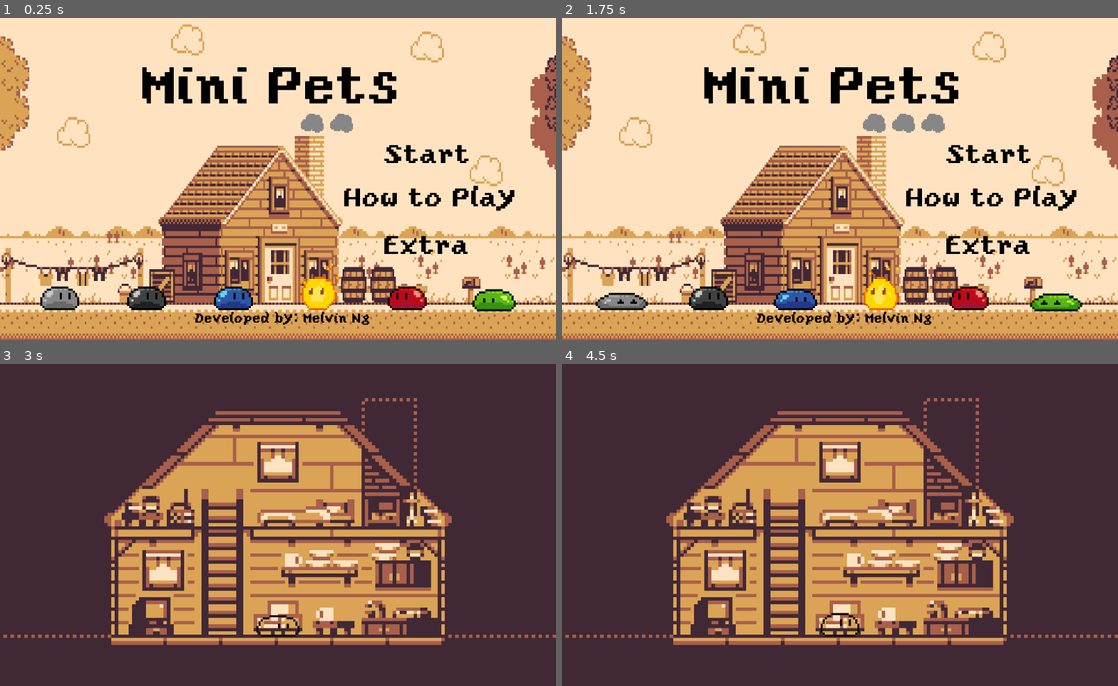
Above: before the commit, frames 1-4 (two rows, left to right).
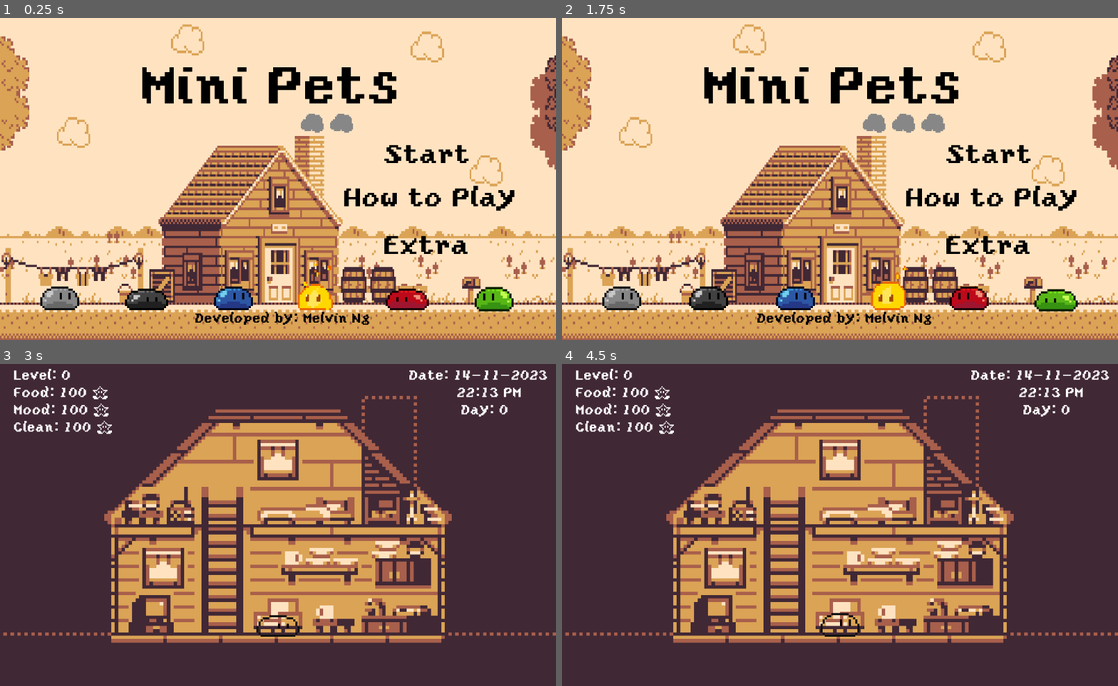
Above: after the commit, the same moments.

Repository: melvincwng/mini-pets
Game: Godot game, scene res://Scenes/MainMenu.tscn
Same seed, same stepped clock (60 frames per second), same inputs: the game is played once before the commit and once after it.
Inputs (mouse positions are in pixels of both pictures, inside the frame that each line leads up to):
- Up to frame 1 (0.25 s): no input
- Up to frame 2 (1.75 s): click "Extra" at 0.5 s; click "< Back" at 1.25 s
- Up to frame 3 (3 s): click "Start" at 2 s; tap Enter at 2.75 s; move the mouse to (400, 508) at 2.77 s
- Up to frame 4 (4.5 s): move the mouse to (728, 541) at 3.52 s; move the mouse to (895, 454) at 4.27 s

The runs differ from the first frame. In frame 1, 1.1% of the frame differs, in the area x 22-93%, y 75-92%; in frame 2, 1.4%; in frame 3, 16%; in frame 4, 16%, in the area x 0-100%, y 1-88%.

Commit message:
Add Stats section & Date-time clock in MainScene.tscn

Diff:
--- a/Scenes/Extra.tscn
+++ b/Scenes/Extra.tscn
@@ -113,7 +113,7 @@
 scale = Vector2( 4, 4 )
 frames = SubResource( 5 )
 animation = "Idle"
-frame = 6
+frame = 5
 playing = true
 flip_h = true
 __meta__ = {
@@ -124,6 +124,7 @@
 position = Vector2( 192, 472 )
 scale = Vector2( 4, 4 )
 frames = SubResource( 6 )
+frame = 2
 playing = true
 __meta__ = {
 "_edit_lock_": true
@@ -133,15 +134,22 @@
 position = Vector2( 448, 472 )
 scale = Vector2( 4, 4 )
 frames = SubResource( 7 )
-frame = 1
+frame = 3
 playing = true
+__meta__ = {
+"_edit_lock_": true
+}
 
 [node name="transparentSlime2" type="AnimatedSprite" parent="."]
 position = Vector2( 576, 472 )
 scale = Vector2( 4, 4 )
 frames = SubResource( 7 )
+frame = 2
 playing = true
 flip_h = true
+__meta__ = {
+"_edit_lock_": true
+}
 
 [node name="Shrimp" type="Sprite" parent="."]
 position = Vector2( 744, 528 )
--- a/Scenes/MainMenu.tscn
+++ b/Scenes/MainMenu.tscn
@@ -178,7 +178,7 @@
 scale = Vector2( 4, 4 )
 frames = SubResource( 1 )
 animation = "Idle"
-frame = 4
+frame = 3
 playing = true
 __meta__ = {
 "_edit_lock_": true
@@ -189,7 +189,7 @@
 scale = Vector2( 4, 4 )
 frames = SubResource( 2 )
 animation = "Idle"
-frame = 3
+frame = 2
 playing = true
 __meta__ = {
 "_edit_lock_": true
@@ -200,7 +200,7 @@
 scale = Vector2( 4, 4 )
 frames = SubResource( 3 )
 animation = "Idle"
-frame = 4
+frame = 3
 playing = true
 __meta__ = {
 "_edit_lock_": true
@@ -211,7 +211,7 @@
 scale = Vector2( 3.36842, 4.12903 )
 frames = SubResource( 4 )
 animation = "Idle"
-frame = 2
+frame = 6
 playing = true
 __meta__ = {
 "_edit_lock_": true
@@ -222,7 +222,7 @@
 scale = Vector2( 4, 4 )
 frames = SubResource( 5 )
 animation = "Idle"
-frame = 3
+frame = 2
 playing = true
 __meta__ = {
 "_edit_lock_": true
@@ -233,6 +233,7 @@
 scale = Vector2( 4, 4.12978 )
 frames = SubResource( 6 )
 animation = "Idle"
+frame = 4
 playing = true
 __meta__ = {
 "_edit_lock_": true
@@ -242,7 +243,7 @@
 position = Vector2( 605.526, 194.136 )
 scale = Vector2( 2.35714, 2.68996 )
 frames = SubResource( 7 )
-frame = 1
+frame = 3
 playing = true
 offset = Vector2( 10, 0 )
 __meta__ = {
--- /dev/null
+++ b/Scenes/MainScene.gd
@@ -0,0 +1,53 @@
+extends Node2D
+
+onready var dateLabel = $Date
+onready var timeLabel = $Time
+onready var dayLabel = $Day
+onready var startDay = OS.get_unix_time()
+
+# Called when the node enters the scene tree for the first time.
+func _ready():
+	pass # Replace with function body.
+
+
+# Called every frame. 'delta' is the elapsed time since the previous frame.
+func _process(delta):
+	# To setup the Date & Time clocks
+	var timeDict = OS.get_datetime()
+	var minute = str(timeDict.minute)
+	var hour = str(timeDict.hour)
+	var day = str(timeDict.day)
+	var month = str(timeDict.month)
+	var year = str(timeDict.year)
+
+	if int(minute) < 10:
+		minute = '0' + minute
+
+	if int(hour) < 10:
+		hour = '0' + hour
+
+	if int(day) < 10:
+		day = '0' + day
+
+	if int(month) < 10:
+		month = '0' + month
+
+	var dateString = "Date: " + day + '-' + month + '-' + year
+	var timeString = hour + ":" + minute
+
+	if int(hour) < 12:
+		timeString += ' AM'
+	else:
+		timeString += ' PM'
+
+	dateLabel.clear()
+	dateLabel.add_text(dateString)
+	timeLabel.clear()
+	timeLabel.add_text(timeString)
+
+	# To setup the Day clock/timer
+	var currentDay = OS.get_unix_time()
+	var daysDiff = (currentDay - startDay) / (24 * 60 * 60)
+	var dayString = "Day: " + str(daysDiff)
+	dayLabel.clear()
+	dayLabel.add_text(dayString)
--- a/Scenes/MainScene.tscn
+++ b/Scenes/MainScene.tscn
@@ -7,6 +7,8 @@
 [ext_resource path="res://Player/Idle/transparent (5).png" type="Texture" id=5]
 [ext_resource path="res://Player/Idle/transparent (2).png" type="Texture" id=6]
 [ext_resource path="res://Player/Idle/transparent (3).png" type="Texture" id=7]
+[ext_resource path="res://Font/yoster-island.regular.ttf" type="DynamicFontData" id=8]
+[ext_resource path="res://Scenes/MainScene.gd" type="Script" id=9]
 
 [sub_resource type="SpriteFrames" id=1]
 animations = [ {
@@ -16,10 +18,22 @@
 "speed": 5.0
 } ]
 
+[sub_resource type="DynamicFont" id=2]
+size = 25
+font_data = ExtResource( 8 )
+
+[sub_resource type="DynamicFontData" id=3]
+font_path = "res://Font/yoster-island.regular.ttf"
+
+[sub_resource type="DynamicFont" id=4]
+size = 25
+font_data = SubResource( 3 )
+
 [node name="Main Scene" type="Node2D"]
+script = ExtResource( 9 )
 
 [node name="House" type="Sprite" parent="."]
-position = Vector2( 512, 300 )
+position = Vector2( 512, 296 )
 scale = Vector2( 6.4, 6.25 )
 texture = ExtResource( 1 )
 
@@ -28,9 +42,86 @@
 volume_db = -15.0
 autoplay = true
 
-[node name="transparentSlime" type="AnimatedSprite" parent="."]
+[node name="Player" type="AnimatedSprite" parent="."]
 position = Vector2( 512, 440 )
 scale = Vector2( 4, 4 )
 frames = SubResource( 1 )
 frame = 2
 playing = true
+
+[node name="Level" type="RichTextLabel" parent="."]
+margin_left = 24.0
+margin_top = 8.0
+margin_right = 129.0
+margin_bottom = 42.0
+custom_fonts/normal_font = SubResource( 2 )
+text = "Level: 0"
+__meta__ = {
+"_edit_use_anchors_": false
+}
+
+[node name="Food" type="RichTextLabel" parent="."]
+margin_left = 24.0
+margin_top = 40.0
+margin_right = 384.0
+margin_bottom = 74.0
+custom_fonts/normal_font = SubResource( 2 )
+text = "Food: 100 #"
+__meta__ = {
+"_edit_use_anchors_": false
+}
+
+[node name="Mood" type="RichTextLabel" parent="."]
+margin_left = 24.0
+margin_top = 72.0
+margin_right = 216.0
+margin_bottom = 102.0
+custom_fonts/normal_font = SubResource( 2 )
+text = "Mood: 100 #"
+__meta__ = {
+"_edit_use_anchors_": false
+}
+
+[node name="Clean" type="RichTextLabel" parent="."]
+margin_left = 24.0
+margin_top = 104.0
+margin_right = 208.0
+margin_bottom = 140.0
+custom_fonts/normal_font = SubResource( 2 )
+text = "Clean: 100 #"
+__meta__ = {
+"_edit_use_anchors_": false
+}
+
+[node name="Date" type="RichTextLabel" parent="."]
+margin_left = 752.0
+margin_top = 8.0
+margin_right = 1008.0
+margin_bottom = 42.0
+custom_fonts/normal_font = SubResource( 2 )
+text = "Date: 01-01-1970"
+__meta__ = {
+"_edit_use_anchors_": false
+}
+
+[node name="Time" type="RichTextLabel" parent="."]
+margin_left = 840.0
+margin_top = 40.0
+margin_right = 984.0
+margin_bottom = 72.0
+custom_fonts/normal_font = SubResource( 4 )
+text = "00:00 AM"
+__meta__ = {
+"_edit_use_anchors_": false
+}
+
+[node name="Day" type="RichTextLabel" parent="."]
+margin_left = 848.0
+margin_top = 72.0
+margin_right = 1003.0
+margin_bottom = 108.0
+custom_fonts/normal_font = SubResource( 2 )
+text = "Day: 0"
+__meta__ = {
+"_edit_use_anchors_": false
+}
Not shown: 1 places in Scenes/MainScene.tscn that only renumber resources
